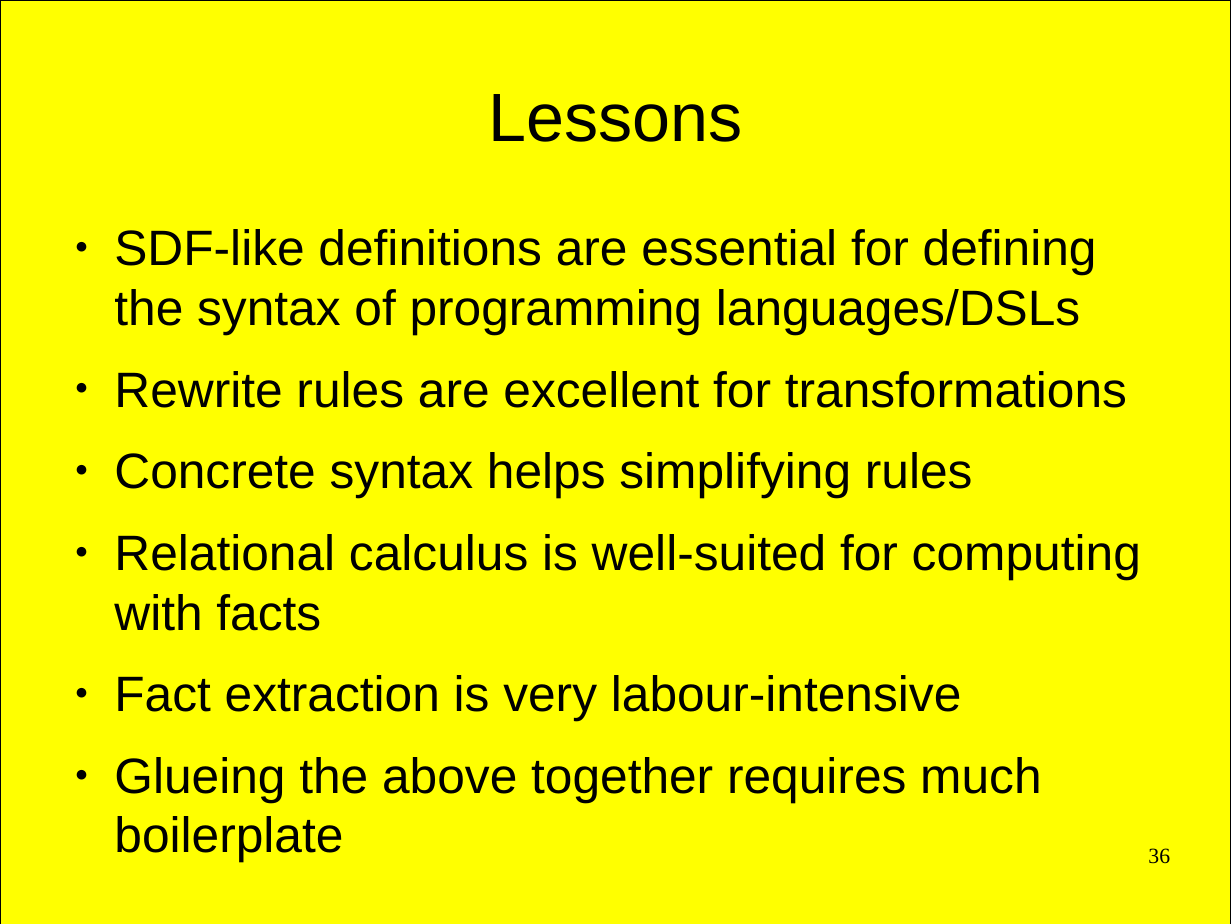
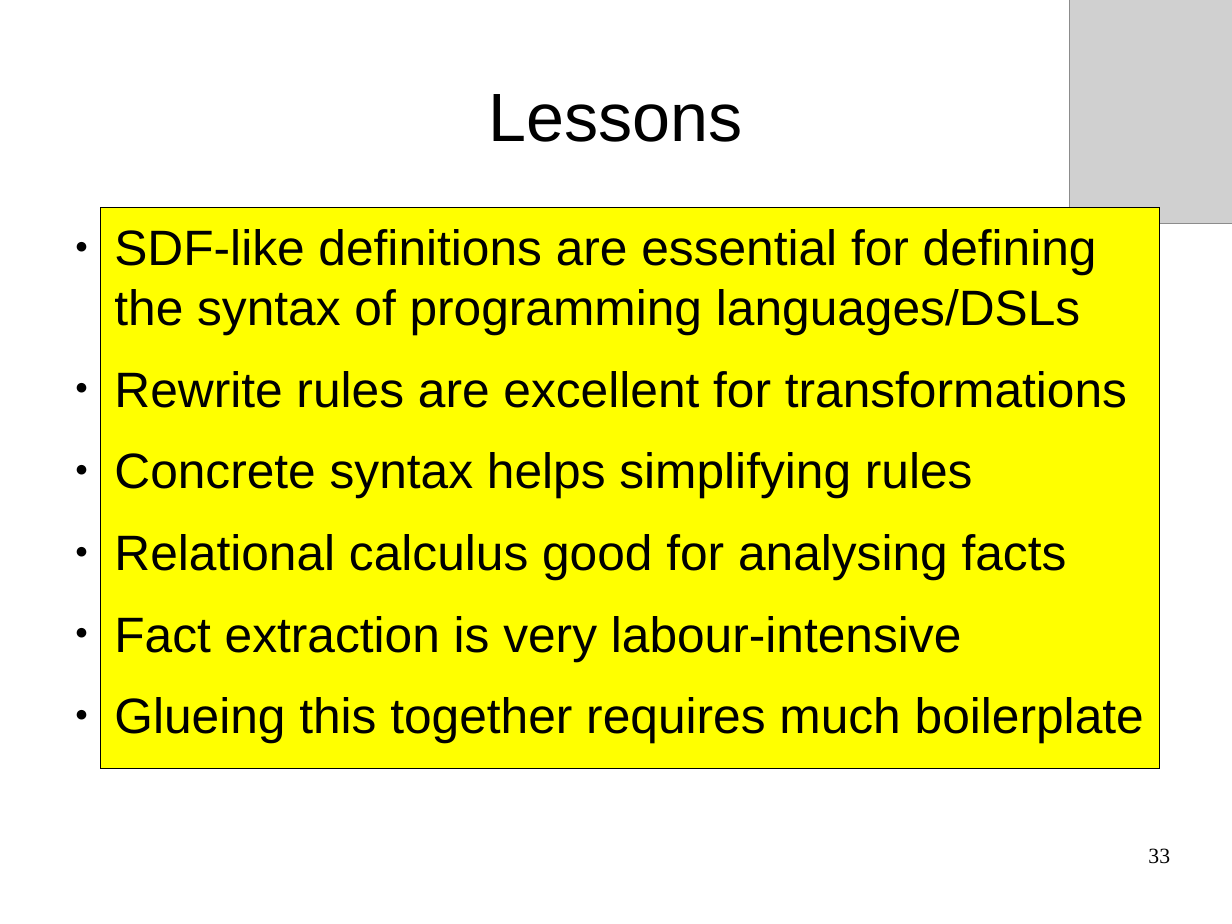
Before and after one commit to cwi-swat/meta-environment, a slide deck: slide 33 of meta-doc/analysis/rascal-slides/rascal-slides.odp (slide 36 before the commit). Drawn at 1232x924 pixels with LibreOffice and Linux fonts; fonts in the diff are those of the drawing; grey boxes stand for pictures; background and template pictures are left out. Boxes give left, top, right and bottom in pixels: in the first picture for what was removed or moved away, otherwise in the second. Text is boxed around its words. In the diff, an @@ line names an element or a change of style, - is before the commit and + after.

```diff
--- a/meta-doc/analysis/rascal-slides/rascal-slides.odp
+++ b/meta-doc/analysis/rascal-slides/rascal-slides.odp
@@ picture added at (1070,0,1232,224) @@
@@ rectangle: place and size @@
-rectangle at (0,0,1231,924)
+rectangle at (101,207,1160,768)
@@ text at (114,534,1067,579): text changed @@
-● Relational calculus is well-suited for computing with facts
+● Relational calculus good for analysing facts
@@ text at (114,697,1144,743): text changed @@
-● Glueing the above together requires much boilerplate
+● Glueing this together requires much boilerplate
@@ page number at (1148,848,1170,864): text changed @@
-36
+33
```
Also in this commit, not shown: 16 other slides changed, 5 slides added, 5 slides removed, 1 other file.
